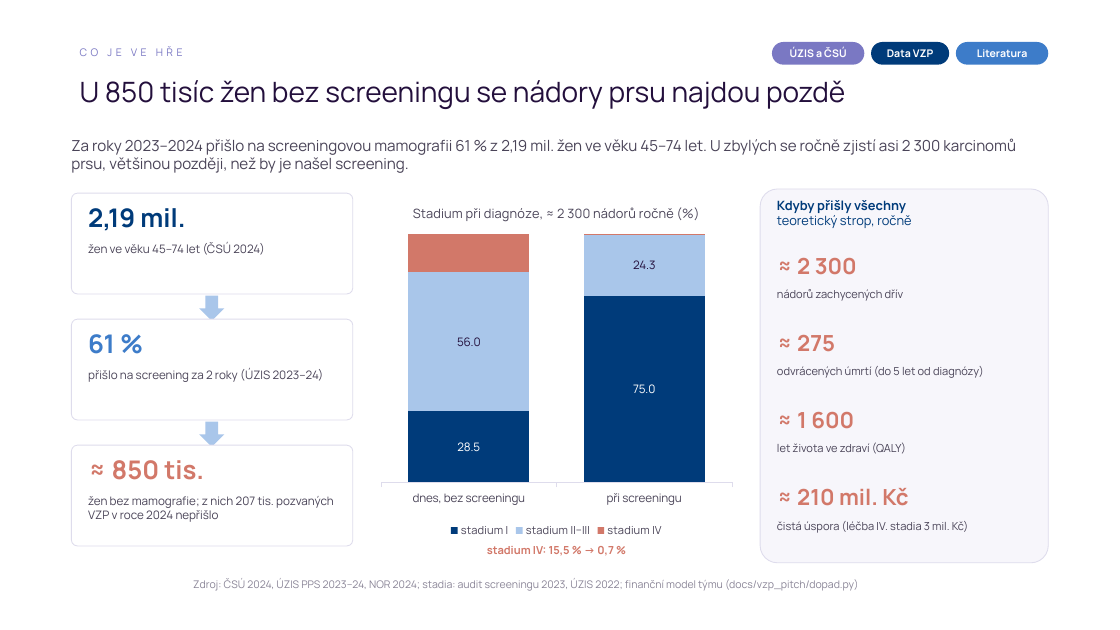
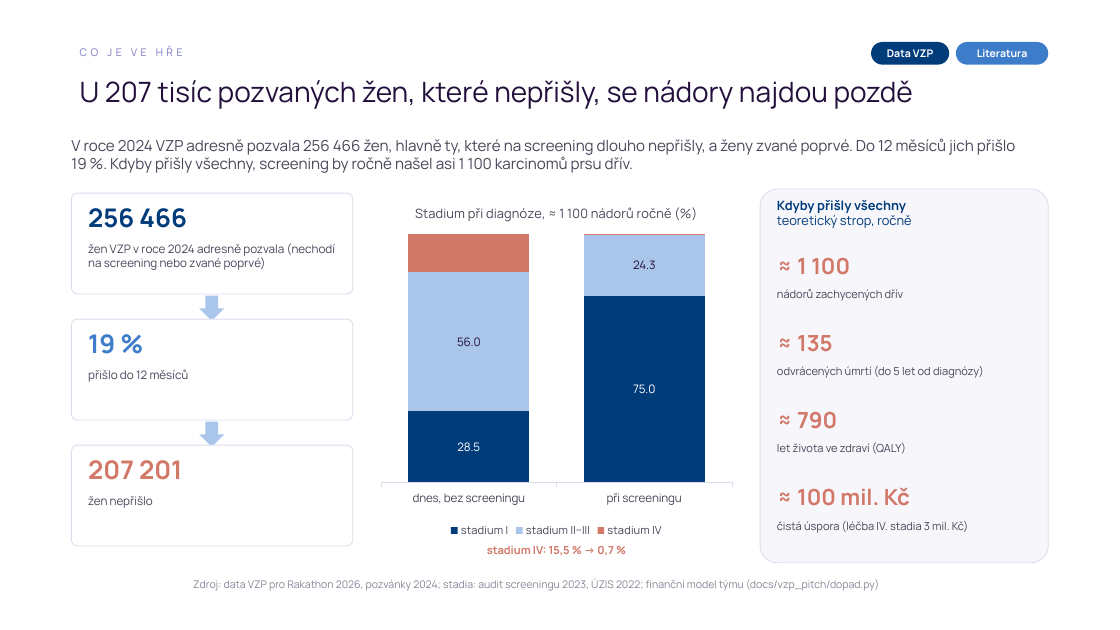
Before and after one commit to vit-tucek/mamograf-vzp, a slide deck: slide 2 of docs/vzp_pitch/pitch_v2_11seg.pptx. Drawn at 1120x630 pixels with LibreOffice and Linux fonts; fonts in the diff are those of the drawing; background and template pictures are left out. Boxes give left, top, right and bottom in pixels: in the first picture for what was removed or moved away, otherwise in the second. Text is boxed around its words. In the diff, an @@ line names an element or a change of style, - is before the commit and + after.

```diff
--- a/docs/vzp_pitch/pitch_v2_11seg.pptx
+++ b/docs/vzp_pitch/pitch_v2_11seg.pptx
@@ rounded rectangle removed at [772,42,865,65] @@
-ÚZIS a ČSÚ
@@ title at [80,80,913,109]: text changed @@
-U 850 tisíc žen bez screeningu se nádory prsu najdou pozdě
+U 207 tisíc pozvaných žen, které nepřišly, se nádory najdou pozdě
@@ text at [71,138,1015,173]: text changed @@
-Za roky 2023–2024 přišlo na screeningovou mamografii 61 % z 2,19 mil. žen ve věku 45–74 let. U zbylých se ročně zjistí asi 2 300 karcinomů prsu, většinou později, než by je našel screening.
+V roce 2024 VZP adresně pozvala 256 466 žen, hlavně ty, které na screening dlouho nepřišly, a ženy zvané poprvé. Do 12 měsíců jich přišlo 19 %. Kdyby přišly všechny, screening by ročně našel asi 1 100 karcinomů prsu dřív.
@@ text at [88,208,186,228]: text changed @@
-2,19 mil.
+256 466
@@ column stacked 100% chart at [374,189,739,542] @@
@@ title "Stadium při diagnóze, ≈ 2 300 nádorů ročně (%)" to "Stadium při diagnóze, ≈ 1 100 nádorů ročně (%)" @@
@@ text at [88,243,335,270]: text changed @@
-žen ve věku 45–74 let (ČSÚ 2024)
+žen VZP v roce 2024 adresně pozvala (nechodí na screening nebo zvané poprvé)
@@ text at [797,258,850,275]: text changed @@
-≈ 2 300
+≈ 1 100
@@ text at [88,334,115,354]: text changed @@
-61 %
+19 %
@@ text at [797,335,832,352]: text changed @@
-≈ 275
+≈ 135
@@ text at [88,369,189,382]: text changed @@
-přišlo na screening za 2 roky (ÚZIS 2023–24)
+přišlo do 12 měsíců
@@ text at [797,412,837,429]: text changed @@
-≈ 1 600
+≈ 790
@@ text at [88,460,182,480]: text changed @@
-≈ 850 tis.
+207 201
@@ text at [88,496,153,508]: text changed @@
-žen bez mamografie; z nich 207 tis. pozvaných VZP v roce 2024 nepřišlo
+žen nepřišlo
@@ text at [797,488,910,506]: text changed @@
-≈ 210 mil. Kč
+≈ 100 mil. Kč
@@ text at [193,578,880,591]: text changed @@
-Zdroj: ČSÚ 2024, ÚZIS PPS 2023–24, NOR 2024; stadia: audit screeningu 2023, ÚZIS 2022; finanční model týmu (docs/vzp_pitch/dopad.py)
+Zdroj: data VZP pro Rakathon 2026, pozvánky 2024; stadia: audit screeningu 2023, ÚZIS 2022; finanční model týmu (docs/vzp_pitch/dopad.py)
```
Also in this commit, not shown: 1 other slide changed, 4 other files.
